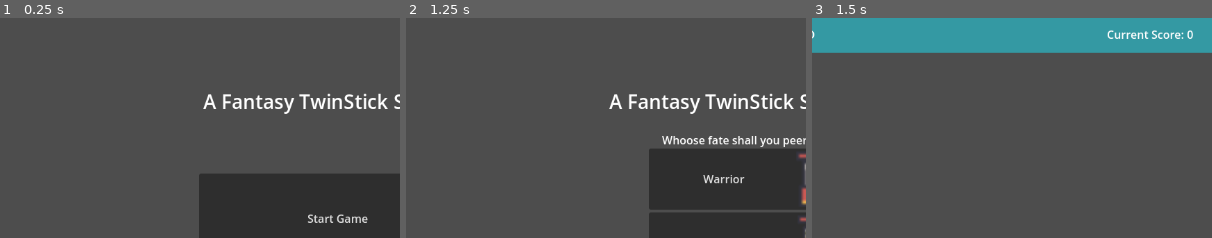
Above: before the commit, frames 1-3 (left to right).
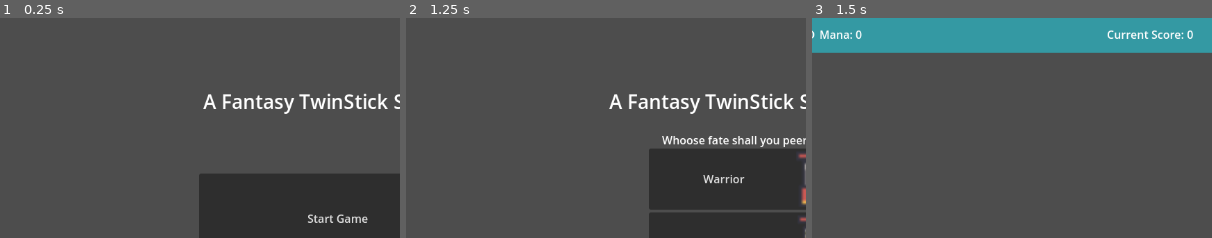
Above: after the commit, the same moments.

Repository: Shadowyish/fantasytss
Game: Godot game, scene res://Assets/Scenes/MainMenu.tscn
Same seed, same stepped clock (60 frames per second), same inputs: the game is played once before the commit and once after it.
Inputs:
- Up to frame 1 (0.25 s): no input
- Up to frame 2 (1.25 s): click "Start Game" at 0.5 s
- Up to frame 3 (1.5 s): click "Warrior" at 1.25 s
The pictures show only the part of the screen within x 8-58%, y 0-50%; the shares and areas given below are measured in that part.

Frames 1-2 are identical in both runs. In frame 3, 0.2% of the frame differs, in the area x 2-13%, y 5-10%.
Error in both runs: Cannot call method 'add_child' on a null value. (res://Assets/Scripts/GameManager.gd:46)

Commit message:
added Mana to ui, changed swor special slightly

Diff:
--- a/tss_godot/Assets/Prefabs/GameUI.tscn
+++ b/tss_godot/Assets/Prefabs/GameUI.tscn
@@ -65,6 +65,18 @@
 text = "Next Difficulty Threshold: 1000"
 vertical_alignment = 1
 
+[node name="Mana" type="Label" parent="CanvasLayer/ColorRect"]
+layout_mode = 1
+anchors_preset = 4
+anchor_top = 0.5
+anchor_bottom = 0.5
+offset_left = 100.0
+offset_top = -13.0
+offset_right = 180.0
+offset_bottom = 13.0
+grow_vertical = 2
+text = "Mana: 100"
+
 [node name="PausePanel" type="Panel" parent="CanvasLayer"]
 visible = false
 anchors_preset = -1
--- a/tss_godot/Assets/Prefabs/Sword.tscn
+++ b/tss_godot/Assets/Prefabs/Sword.tscn
@@ -12,8 +12,8 @@
 swing_speed = 30.0
 swing_radius = 30.0
 swing_duration = 0.45
-special_regen_amount = 5
-special_regen_time = 2.0
+special_regen_amount = 10
+special_regen_time = 3.0
 special_regen_tick = 0.5
 pixels_from_player = 15
 
--- a/tss_godot/Assets/Scripts/Blade.gd
+++ b/tss_godot/Assets/Scripts/Blade.gd
@@ -24,12 +24,13 @@
 	swing_timer = 0.0
 
 func special():
+	#TODO: Add Animations to Special
 	hp_regen_ticker.start(special_regen_tick)
 	hp_regen_timer.start(special_regen_time)
+	emit_signal("attack_finished")
 
 func end_special():
 	hp_regen_ticker.stop()
-	emit_signal("attack_finished")
 
 func _process(delta):
 	if is_swinging:
--- a/tss_godot/Assets/Scripts/UIOverlay.gd
+++ b/tss_godot/Assets/Scripts/UIOverlay.gd
@@ -1,6 +1,7 @@
 extends Control
 
 @onready var hp_label = $CanvasLayer/ColorRect/HP
+@onready var mana_label = $CanvasLayer/ColorRect/Mana
 @onready var score_label = $CanvasLayer/ColorRect/Score
 @onready var difficulty_threshold_label = $CanvasLayer/ColorRect/Difficulty
 @onready var pause_panel = $CanvasLayer/PausePanel
@@ -13,8 +14,10 @@
 
 func _process(_delta):
 	hp_label.text =  "HP: " + str(GameManager.player.cur_health) if GameManager.player.cur_health > 0 else "HP: DEAD"
+	mana_label.text = "Mana: " + str(GameManager.player.cur_mana)
 	score_label.text = "Current Score: " + str(GameManager.game_score)
 	difficulty_threshold_label.text = "Next Difficulty Threshold: " + str(GameManager.next_threshold_cap)
+	#TODO: Change to a signal put out by the GameManager
 	if GameManager.game_mode == GameManager.GameMode.Pause:
 		pause_panel.visible = true
 
